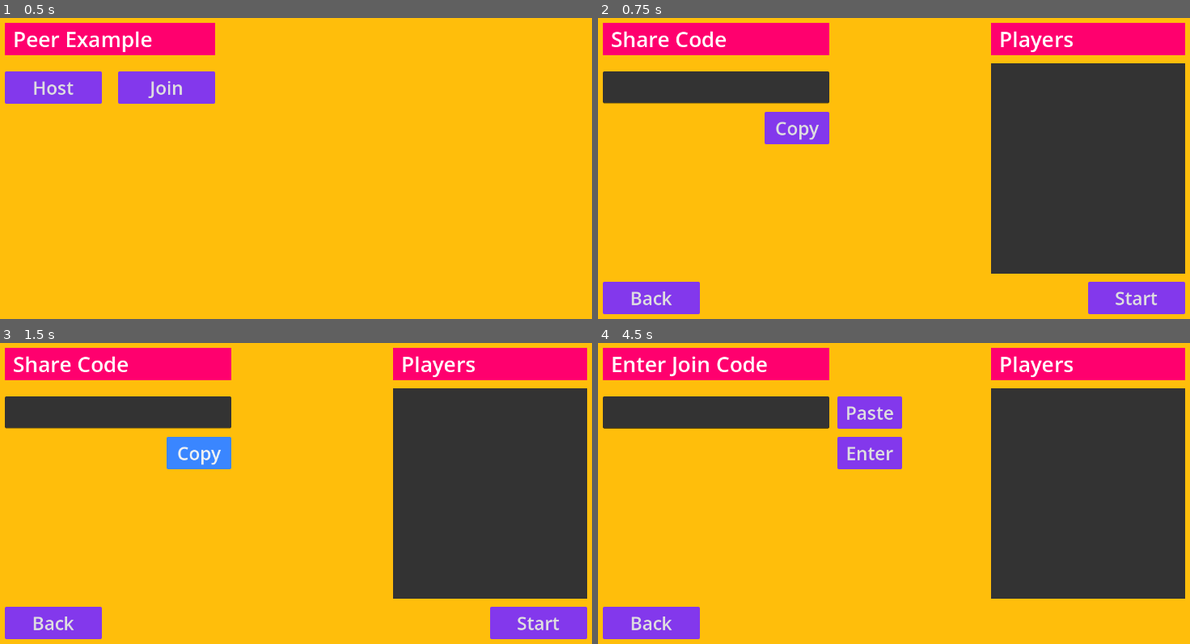
Above: before the commit, frames 1-4 (two rows, left to right).
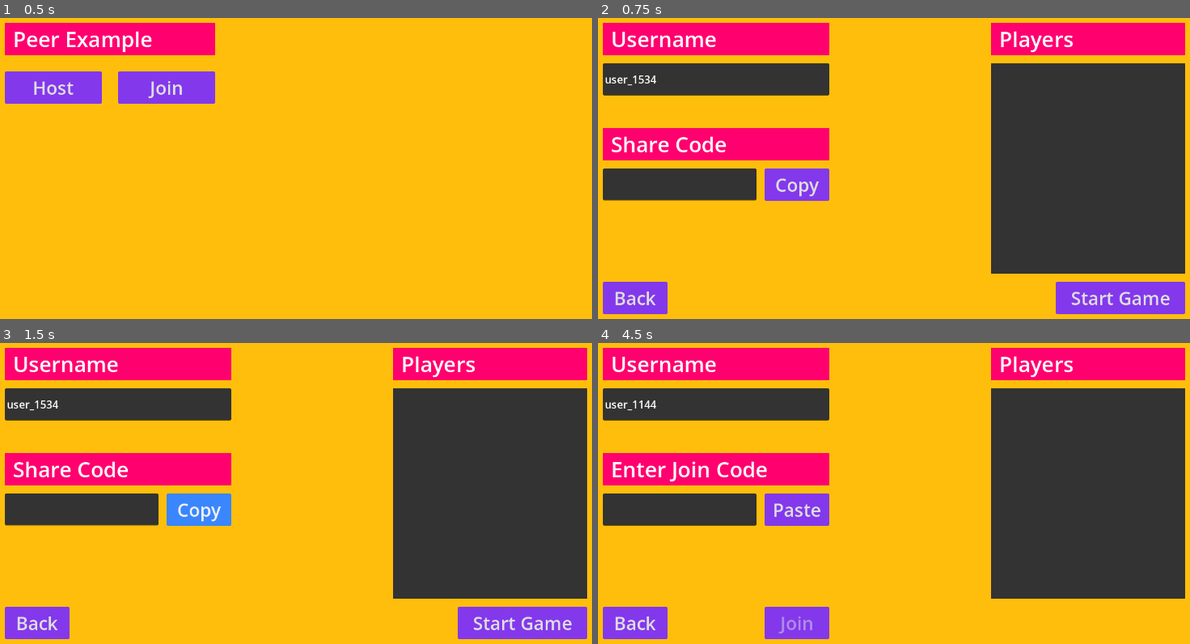
Above: after the commit, the same moments.

Repository: strawstack/GodotPeerExampleProject
Game: Godot game, scene res://main.tscn
The game is run twice, just before and just after one commit, with the same random seed, the same clock (stepped at 60 frames per second) and the same inputs.
Inputs:
- Up to frame 1 (0.5 s): no input
- Up to frame 2 (0.75 s): click "Host" at 0.5 s
- Up to frame 3 (1.5 s): click "Copy" at 1.25 s
- Up to frame 4 (4.5 s): click "Start" (after the commit: "Start Game") at 2 s; click "Start" (after the commit: "Start Game") at 2.75 s; click "Back" at 3.5 s; click "Join" at 4.25 s

Frame 1 is identical in both runs. In frame 2, 13% of the frame differs, in the area x 0-97%, y 4-99%; in frame 3, 13%; in frame 4, 15%, in the area x 0-52%, y 4-99%.

Commit message:
Players and Host are rendering UI list of Peers, but host ID is not added to list yet

Diff:
--- a/peer-example/host.gd
+++ b/peer-example/host.gd
@@ -1,18 +1,38 @@
 extends Node2D
 
+var playerName = preload("res://player_name.tscn")
+
 var gc
+var container
 
 func _ready():
 	gc = get_tree().get_root().get_node("main")
 	gc.isHost = true
 	gc.create_peer()
+	container = $ScrollContainer/VBoxContainer
+
+	# Generate random username
+	$LineEdit_Name.set_text("user_" + str((randi() + 1000) % 9999))
+
+func render_players():
+	# Remove children
+	for child in container.get_children():
+		child.queue_free()
+
+	# Add known players
+	for id in gc.knownPeers:
+		var pName = playerName.instantiate()
+		pName.get_node("Label").set_text(gc.knownPeers[id]["username"])
+		container.add_child(pName)
 
 func _process(delta):
 	if gc.peerId:
-		$LineEdit.set_text(gc.peerId)
+		$LineEdit_Code.set_text(gc.peerId)
+	gc.username = $LineEdit_Name.get_text()
+	render_players()
 
 func _on_back_pressed():
 	gc.returnToMain()
 
 func _on_copy_pressed():
-	DisplayServer.clipboard_set($LineEdit.get_text())
+	DisplayServer.clipboard_set($LineEdit_Code.get_text())
--- a/peer-example/host.tscn
+++ b/peer-example/host.tscn
@@ -1,6 +1,36 @@
 [gd_scene format=3 uid="uid://omp6ob1gtnn0"]
 
 [ext_resource type="Script" uid="uid://ccjgftimrtjyf" path="res://host.gd" id="1_0wu4t"]
+
+[sub_resource type="Theme" id="Theme_c0r1x"]
+
+[sub_resource type="StyleBoxFlat" id="StyleBoxFlat_28fj3"]
+content_margin_left = 4.0
+content_margin_top = 4.0
+content_margin_right = 4.0
+content_margin_bottom = 4.0
+bg_color = Color(0.2, 0.2, 0.2, 1)
+border_width_bottom = 2
+border_color = Color(0, 0, 0, 0.6)
+corner_radius_top_left = 3
+corner_radius_top_right = 3
+corner_radius_bottom_right = 3
+corner_radius_bottom_left = 3
+corner_detail = 5
+
+[sub_resource type="StyleBoxFlat" id="StyleBoxFlat_60y1r"]
+content_margin_left = 4.0
+content_margin_top = 4.0
+content_margin_right = 4.0
+content_margin_bottom = 4.0
+bg_color = Color(0.2, 0.2, 0.2, 1)
+border_width_bottom = 2
+border_color = Color(0, 0, 0, 0.3)
+corner_radius_top_left = 3
+corner_radius_top_right = 3
+corner_radius_bottom_right = 3
+corner_radius_bottom_left = 3
+corner_detail = 5
 
 [sub_resource type="Theme" id="Theme_87kjm"]
 
@@ -78,8 +108,36 @@
 offset_bottom = 728.0
 color = Color(1, 0.74509805, 0.043137256, 1)
 
+[node name="Username" type="Node2D" parent="." unique_id=1282617610]
+position = Vector2(64, 64)
+
+[node name="ColorRect" type="ColorRect" parent="Username" unique_id=680755543]
+offset_right = 448.0
+offset_bottom = 64.0
+color = Color(1, 0, 0.43137255, 1)
+
+[node name="Label" type="Label" parent="Username" unique_id=496341345]
+offset_left = 16.0
+offset_right = 384.0
+offset_bottom = 64.0
+theme = SubResource("Theme_c0r1x")
+theme_override_font_sizes/font_size = 42
+text = "Username"
+vertical_alignment = 1
+
+[node name="LineEdit_Name" type="LineEdit" parent="." unique_id=1984266850]
+offset_left = 64.0
+offset_top = 144.0
+offset_right = 512.0
+offset_bottom = 208.0
+theme_override_colors/font_color = Color(1, 1, 1, 1)
+theme_override_colors/font_uneditable_color = Color(1, 1, 1, 0.5019608)
+theme_override_font_sizes/font_size = 21
+theme_override_styles/normal = SubResource("StyleBoxFlat_28fj3")
+theme_override_styles/read_only = SubResource("StyleBoxFlat_60y1r")
+
 [node name="ShareCode" type="Node2D" parent="." unique_id=782093822]
-position = Vector2(64, 64)
+position = Vector2(64, 272)
 
 [node name="ColorRect" type="ColorRect" parent="ShareCode" unique_id=1051902863]
 offset_right = 448.0
@@ -95,11 +153,11 @@
 text = "Share Code"
 vertical_alignment = 1
 
-[node name="LineEdit" type="LineEdit" parent="." unique_id=128626548]
+[node name="LineEdit_Code" type="LineEdit" parent="." unique_id=128626548]
 offset_left = 64.0
-offset_top = 160.0
-offset_right = 512.0
-offset_bottom = 224.0
+offset_top = 352.0
+offset_right = 368.0
+offset_bottom = 416.0
 theme_override_colors/font_color = Color(1, 1, 1, 1)
 theme_override_colors/font_uneditable_color = Color(1, 1, 1, 0.5019608)
 theme_override_font_sizes/font_size = 21
@@ -109,9 +167,9 @@
 
 [node name="Copy" type="Button" parent="." unique_id=609827549]
 offset_left = 384.0
-offset_top = 240.0
+offset_top = 352.0
 offset_right = 512.0
-offset_bottom = 304.0
+offset_bottom = 416.0
 theme = SubResource("Theme_0wu4t")
 theme_override_font_sizes/font_size = 36
 theme_override_styles/normal = SubResource("StyleBoxFlat_c0r1x")
@@ -153,7 +211,7 @@
 theme_override_constants/separation = 16
 
 [node name="Start" type="Button" parent="." unique_id=915892206]
-offset_left = 1024.0
+offset_left = 960.0
 offset_top = 576.0
 offset_right = 1216.0
 offset_bottom = 640.0
@@ -161,14 +219,14 @@
 theme_override_font_sizes/font_size = 36
 theme_override_styles/normal = SubResource("StyleBoxFlat_c0r1x")
 theme_override_styles/hover = SubResource("StyleBoxFlat_p3hcb")
-text = "Start
+text = "Start Game
 
 "
 
 [node name="Back" type="Button" parent="." unique_id=1042496573]
 offset_left = 64.0
 offset_top = 576.0
-offset_right = 256.0
+offset_right = 192.0
 offset_bottom = 640.0
 theme = SubResource("Theme_0wu4t")
 theme_override_font_sizes/font_size = 36
--- a/peer-example/join.gd
+++ b/peer-example/join.gd
@@ -1,20 +1,47 @@
 extends Node2D
 
+var playerName = preload("res://player_name.tscn")
+
 var gc
+var container
 
 func _ready():
 	gc = get_tree().get_root().get_node("main")
 	gc.isHost = false
 	gc.peer_bridge.createPeer()
+	container = $ScrollContainer/VBoxContainer
+
+	# Generate random username
+	$LineEdit_Name.set_text("user_" + str((randi() + 1000) % 9999))
+
+func render_players():
+	# Remove children
+	for child in container.get_children():
+		child.queue_free()
+
+	# Add known players
+	for id in gc.knownPeers:
+		var pName = playerName.instantiate()
+		pName.get_node("Label").set_text(gc.knownPeers[id]["username"])
+		container.add_child(pName)
+
+func _process(delta):
+	var canSubmit = false
+	if ($LineEdit_Name.get_text() == "" or $LineEdit_Code.get_text() == ""):
+		canSubmit = true
+	$Join.set_disabled(canSubmit)
+	gc.username = $LineEdit_Name.get_text()
+	render_players()
 
 func _on_back_pressed():
 	gc.returnToMain()
 
-func _on_enter_pressed():
+func _on_join_pressed():
 	if gc.peerId:
-		var joinCode = $LineEdit.get_text()
-		gc.connect_to_peer(joinCode, {"username": "Richard"})
+		var userName = $LineEdit_Name.get_text()
+		var joinCode = $LineEdit_Code.get_text()
+		gc.connect_to_peer(joinCode, {"username": userName})
 
 func _on_paste_pressed():
 	var text = DisplayServer.clipboard_get()
-	$LineEdit.set_text(text)
+	$LineEdit_Code.set_text(text)
--- a/peer-example/join.tscn
+++ b/peer-example/join.tscn
@@ -52,6 +52,18 @@
 content_margin_right = 4.0
 content_margin_bottom = 4.0
 bg_color = Color(0.22745098, 0.5254902, 1, 1)
+corner_radius_top_left = 3
+corner_radius_top_right = 3
+corner_radius_bottom_right = 3
+corner_radius_bottom_left = 3
+corner_detail = 5
+
+[sub_resource type="StyleBoxFlat" id="StyleBoxFlat_5rswr"]
+content_margin_left = 4.0
+content_margin_top = 4.0
+content_margin_right = 4.0
+content_margin_bottom = 4.0
+bg_color = Color(0.5137255, 0.21960784, 0.9254902, 1)
 corner_radius_top_left = 3
 corner_radius_top_right = 3
 corner_radius_bottom_right = 3
@@ -78,50 +90,80 @@
 offset_bottom = 728.0
 color = Color(1, 0.74509805, 0.043137256, 1)
 
-[node name="Enter Join Code" type="Node2D" parent="." unique_id=159825030]
+[node name="Username" type="Node2D" parent="." unique_id=159825030]
 position = Vector2(64, 64)
 
-[node name="ColorRect" type="ColorRect" parent="Enter Join Code" unique_id=988344707]
+[node name="ColorRect" type="ColorRect" parent="Username" unique_id=988344707]
 offset_right = 448.0
 offset_bottom = 64.0
 color = Color(1, 0, 0.43137255, 1)
 
-[node name="Label" type="Label" parent="Enter Join Code" unique_id=517732371]
+[node name="Label" type="Label" parent="Username" unique_id=517732371]
 offset_left = 16.0
 offset_right = 384.0
 offset_bottom = 64.0
 theme = SubResource("Theme_5rswr")
 theme_override_font_sizes/font_size = 42
-text = "Enter Join Code"
+text = "Username"
 vertical_alignment = 1
 
-[node name="LineEdit" type="LineEdit" parent="." unique_id=1658400389]
+[node name="LineEdit_Name" type="LineEdit" parent="." unique_id=1658400389]
 offset_left = 64.0
-offset_top = 160.0
+offset_top = 144.0
 offset_right = 512.0
-offset_bottom = 224.0
+offset_bottom = 208.0
 theme_override_colors/font_color = Color(1, 1, 1, 1)
 theme_override_colors/font_uneditable_color = Color(1, 1, 1, 0.5019608)
 theme_override_font_sizes/font_size = 21
 theme_override_styles/normal = SubResource("StyleBoxFlat_npm0p")
 theme_override_styles/read_only = SubResource("StyleBoxFlat_3f0tl")
 
-[node name="Enter" type="Button" parent="." unique_id=1556019584]
-offset_left = 528.0
-offset_top = 240.0
-offset_right = 656.0
-offset_bottom = 304.0
+[node name="Enter Join Code2" type="Node2D" parent="." unique_id=2016647704]
+position = Vector2(64, 272)
+
+[node name="ColorRect" type="ColorRect" parent="Enter Join Code2" unique_id=13673902]
+offset_right = 448.0
+offset_bottom = 64.0
+color = Color(1, 0, 0.43137255, 1)
+
+[node name="Label" type="Label" parent="Enter Join Code2" unique_id=663643354]
+offset_left = 16.0
+offset_right = 384.0
+offset_bottom = 64.0
+theme = SubResource("Theme_5rswr")
+theme_override_font_sizes/font_size = 42
+text = "Enter Join Code"
+vertical_alignment = 1
+
+[node name="LineEdit_Code" type="LineEdit" parent="." unique_id=648876434]
+offset_left = 64.0
+offset_top = 352.0
+offset_right = 368.0
+offset_bottom = 416.0
+theme_override_colors/font_color = Color(1, 1, 1, 1)
+theme_override_colors/font_uneditable_color = Color(1, 1, 1, 0.5019608)
+theme_override_font_sizes/font_size = 21
+theme_override_styles/normal = SubResource("StyleBoxFlat_npm0p")
+theme_override_styles/read_only = SubResource("StyleBoxFlat_3f0tl")
+
+[node name="Join" type="Button" parent="." unique_id=1556019584]
+offset_left = 384.0
+offset_top = 576.0
+offset_right = 512.0
+offset_bottom = 640.0
 theme = SubResource("Theme_kcflt")
 theme_override_font_sizes/font_size = 36
 theme_override_styles/normal = SubResource("StyleBoxFlat_35qqh")
 theme_override_styles/hover = SubResource("StyleBoxFlat_viiso")
-text = "Enter"
+theme_override_styles/disabled = SubResource("StyleBoxFlat_5rswr")
+disabled = true
+text = "Join"
 
 [node name="Paste" type="Button" parent="." unique_id=2002154914]
-offset_left = 528.0
-offset_top = 160.0
-offset_right = 656.0
-offset_bottom = 224.0
+offset_left = 384.0
+offset_top = 352.0
+offset_right = 512.0
+offset_bottom = 416.0
 theme = SubResource("Theme_kcflt")
 theme_override_font_sizes/font_size = 36
 theme_override_styles/normal = SubResource("StyleBoxFlat_35qqh")
@@ -165,7 +207,7 @@
 [node name="Back" type="Button" parent="." unique_id=1358068848]
 offset_left = 64.0
 offset_top = 576.0
-offset_right = 256.0
+offset_right = 192.0
 offset_bottom = 640.0
 theme = SubResource("Theme_kcflt")
 theme_override_font_sizes/font_size = 36
@@ -174,6 +216,6 @@
 text = "Back
 "
 
-[connection signal="pressed" from="Enter" to="." method="_on_enter_pressed"]
+[connection signal="pressed" from="Join" to="." method="_on_join_pressed"]
 [connection signal="pressed" from="Paste" to="." method="_on_paste_pressed"]
 [connection signal="pressed" from="Back" to="." method="_on_back_pressed"]
--- a/peer-example/main.gd
+++ b/peer-example/main.gd
@@ -3,6 +3,7 @@
 var is_web := false
 var peer_bridge = null
 var peerId = null
+var username = null
 var isHost = null
 
 # Peer only properties
Not shown, changed: README.md
Not shown, changed: web_build/index.pck
